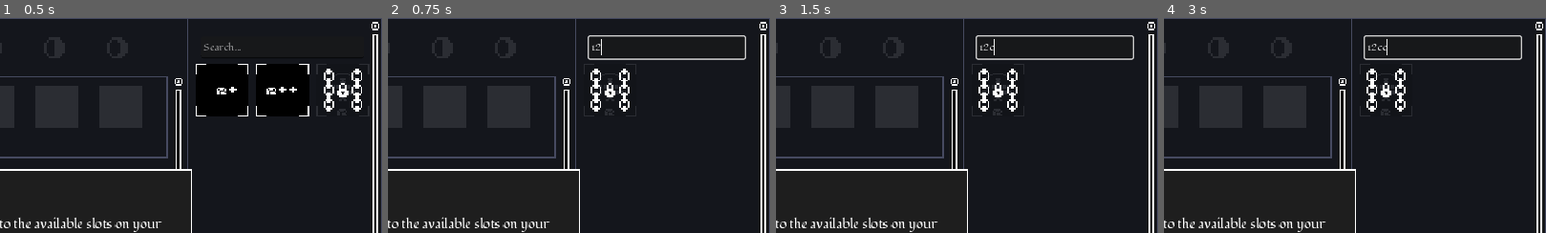
Above: before the commit, frames 1-4 (left to right).
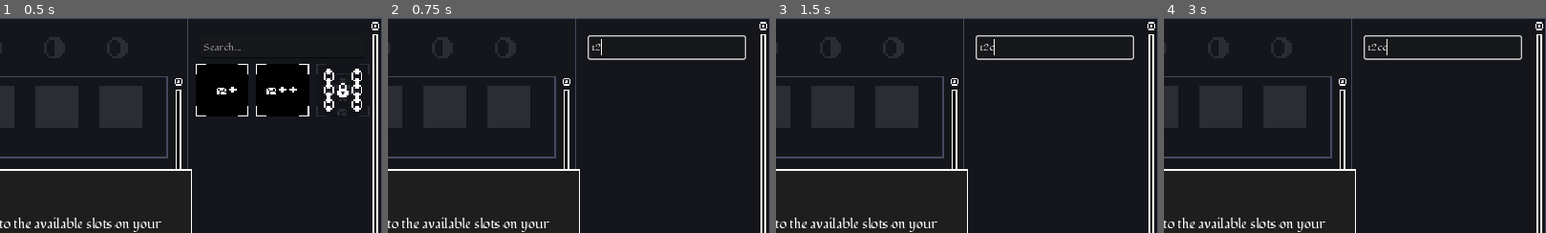
Above: after the commit, the same moments.

Repository: BoscoPubVoi/IdleSpel
Game: Godot game, scene res://main.tscn
Two runs of this game, one before a commit and one after it. Both use one fixed random seed, a clock stepped at 60 frames per second and the inputs below.
Inputs (mouse positions are % of the whole screen's width and height, from its top left):
- Up to frame 1 (0.5 s): no input
- Up to frame 2 (0.75 s): click (87, 7) at 0.52 s; type "12" at 0.6 s
- Up to frame 3 (1.5 s): move the mouse to (72, 45) at 1.27 s; hold C from 1.28 s (still down); click (72, 45) at 1.42 s
- Up to frame 4 (3 s): release C at 2 s; drag from (30, 55) to (45, 70) at 2.02 s; tap Enter at 2.75 s; move the mouse to (60, 28) at 2.77 s; hold C from 2.78 s (still down); click (60, 28) at 2.92 s
The pictures show only the part of the screen within x 50-100%, y 0-50%; the shares and areas given below are measured in that part.

Frame 1 is identical in both runs. In frame 2, 0.6% of the frame differs, in the area x 53-64%, y 23-44%; in frame 3, 0.6%; in frame 4, 0.6%.

Commit message:
Working search (hopefully)

Diff:
--- a/main.gd
+++ b/main.gd
@@ -78,10 +78,20 @@
 func _on_line_edit_text_changed(new_text):
 	for node in $ActionsPanel/MarginContainer/ScrollContainer/Margin/VBoxContainer/ActionGrid.get_children():
 
-		if node.unlocked:
-			if new_text in node.action_name || new_text in node.tooltip:
-				node.show()
-			else:
-				node.hide()
-			if new_text == "":
-				node.show()
+		var nt = new_text.to_upper()
+		if (node.unlocked || new_text == "") && (new_text == "" || (nt in node.action_name.to_upper() || nt in node.tooltip.to_upper())):
+			var nodeGroups = node.get_groups()
+			for gr in nodeGroups:
+				if gr == "monument1":
+					if Game.buildings.has("monument") && Game.buildings["monument"] >= 1:
+						node.show()
+				if gr == "monument2":
+					if Game.buildings.has("monument") && Game.buildings["monument"] >= 2:
+						node.show()
+				if gr == "monument3":
+					if Game.buildings.has("monument") && Game.buildings["monument"] >= 3:
+						node.show()
+				if Game.buildings.has(gr) && Game.buildings[gr] >= 1:
+					node.show()
+		else:
+			node.hide()
